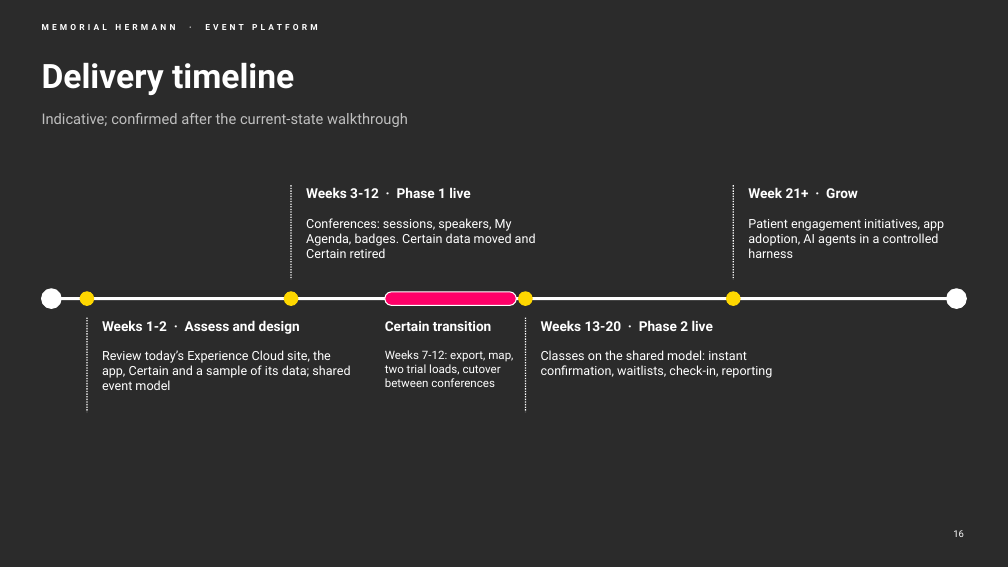
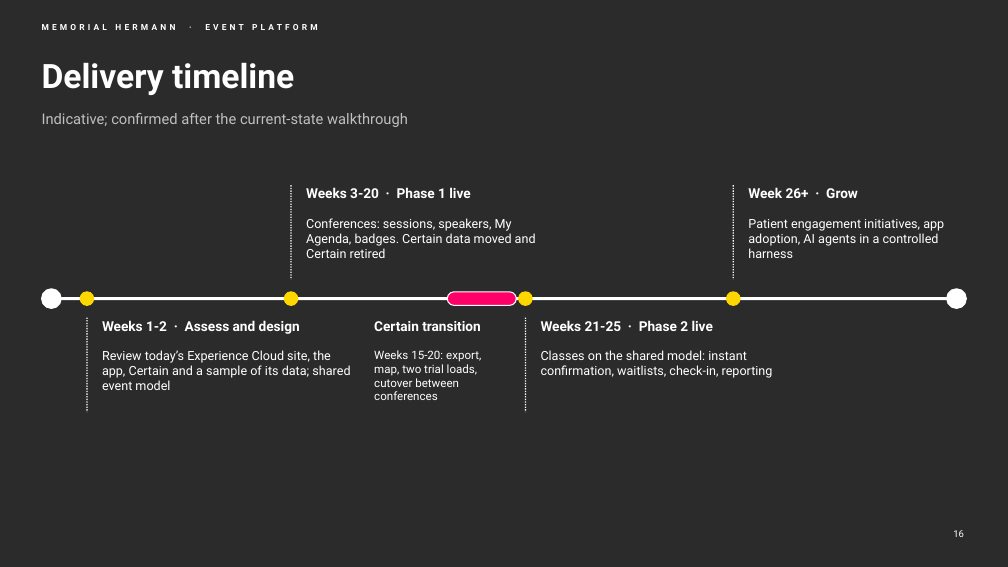
Before and after one commit to chintasurya/preSales_Memorial-hermann, a slide deck: slide 16 of deck/Memorial-Hermann-Event-Platform.pptx. Drawn at 1008x567 pixels with LibreOffice and Linux fonts; fonts in the diff are those of the drawing; background and template pictures are left out; a plain dark background stands for a picture behind light text. Boxes give left, top, right and bottom in pixels: in the first picture for what was removed or moved away, otherwise in the second. Text is boxed around its words. In the diff, an @@ line names an element or a change of style, - is before the commit and + after.

```diff
--- a/deck/Memorial-Hermann-Event-Platform.pptx
+++ b/deck/Memorial-Hermann-Event-Platform.pptx
@@ text at [306,187,470,198]: text changed @@
-Weeks 3-12 · Phase 1 live
+Weeks 3-20 · Phase 1 live
@@ text at [748,187,858,198]: text changed @@
-Week 21+ · Grow
+Week 26+ · Grow
@@ rounded rectangle: place and size @@
-rounded rectangle at [385,292,516,306]
+rounded rectangle at [448,292,516,306]
@@ text "Certain transition": place and size @@
-text "Certain transition" at [385,321,491,331]
+text "Certain transition" at [374,321,480,331]
@@ text at [541,320,713,331]: text changed @@
-Weeks 13-20 · Phase 2 live
+Weeks 21-25 · Phase 2 live
@@ text at [374,350,481,400]: text changed @@
-Weeks 7-12: export, map, two trial loads, cutover between conferences
+Weeks 15-20: export, map, two trial loads, cutover between conferences
```
Also in this commit, not shown: 7 other slides changed, 6 other files.
